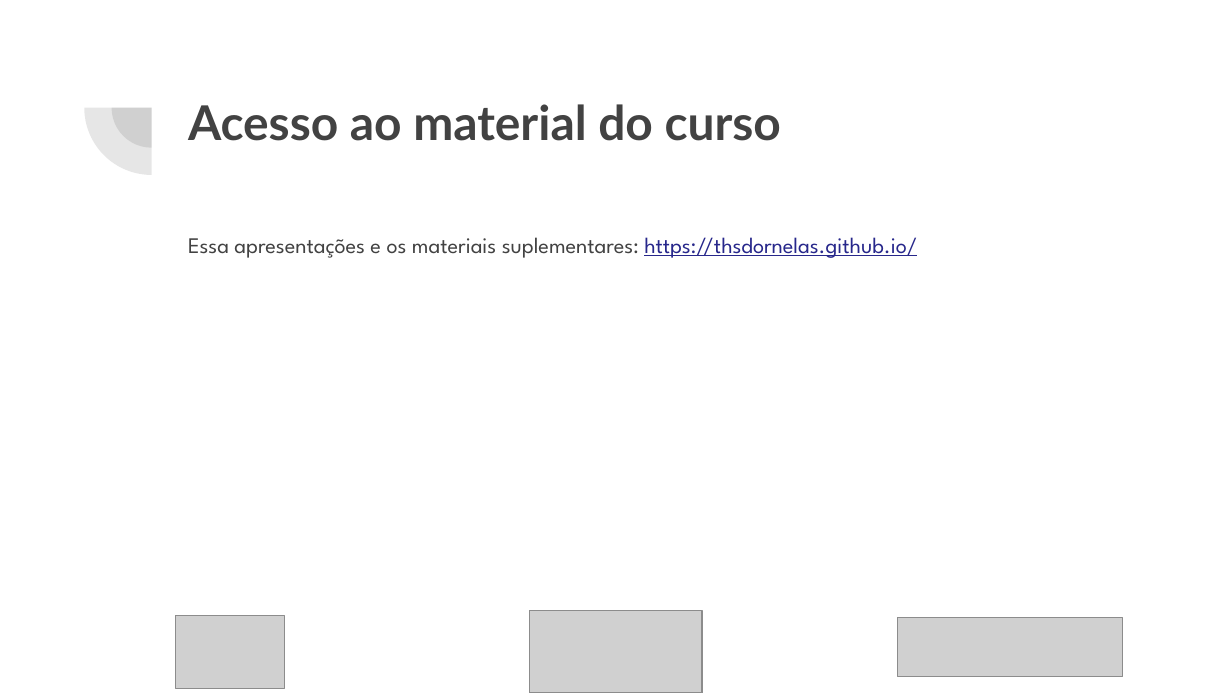
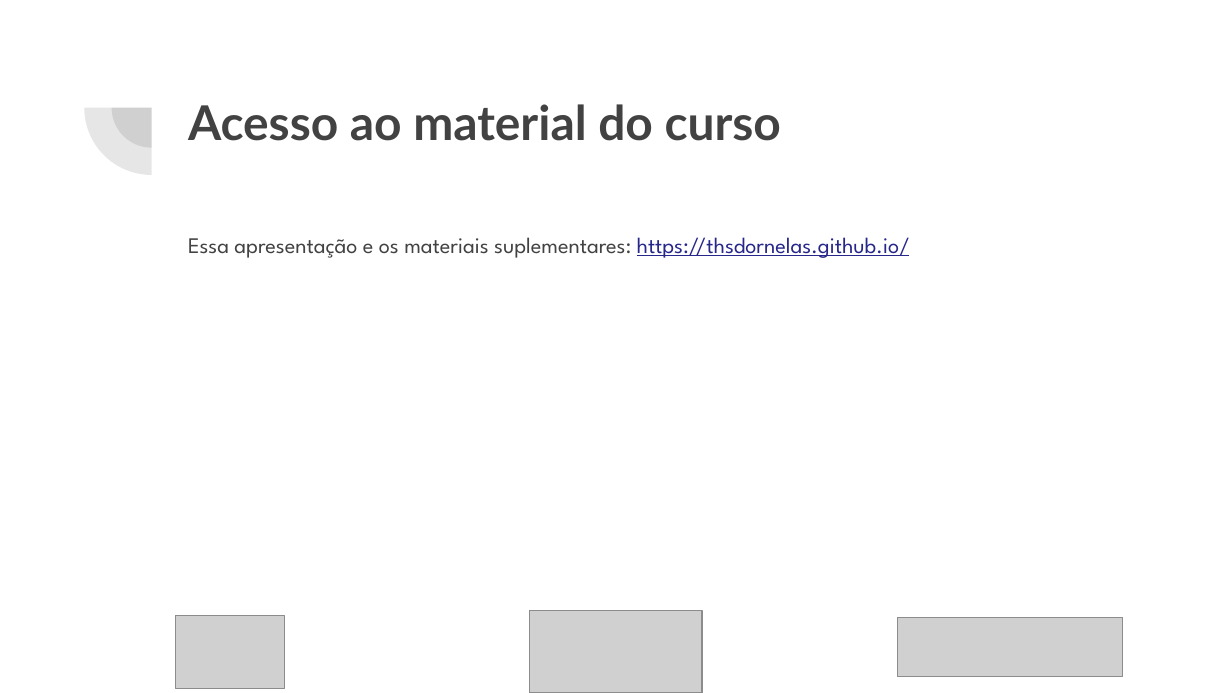
Before and after one commit to thsdornelas/curso_qgis, a slide deck: slide 2 of slides/Curso_QGIS.pptx. Drawn at 1232x693 pixels with LibreOffice and Linux fonts; fonts in the diff are those of the drawing; grey boxes stand for pictures. Boxes give left, top, right and bottom in pixels: in the first picture for what was removed or moved away, otherwise in the second. Text is boxed around its words. In the diff, an @@ line names an element or a change of style, - is before the commit and + after.

```diff
--- a/slides/Curso_QGIS.pptx
+++ b/slides/Curso_QGIS.pptx
@@ text at <box>188,237,910,258</box>: text changed @@
-Essa apresentações e os materiais suplementares: https://thsdornelas.github.io/
+Essa apresentação e os materiais suplementares: https://thsdornelas.github.io/
```
Also in this commit, not shown: 3 other slides changed, 1 slide added, 12 other files.
